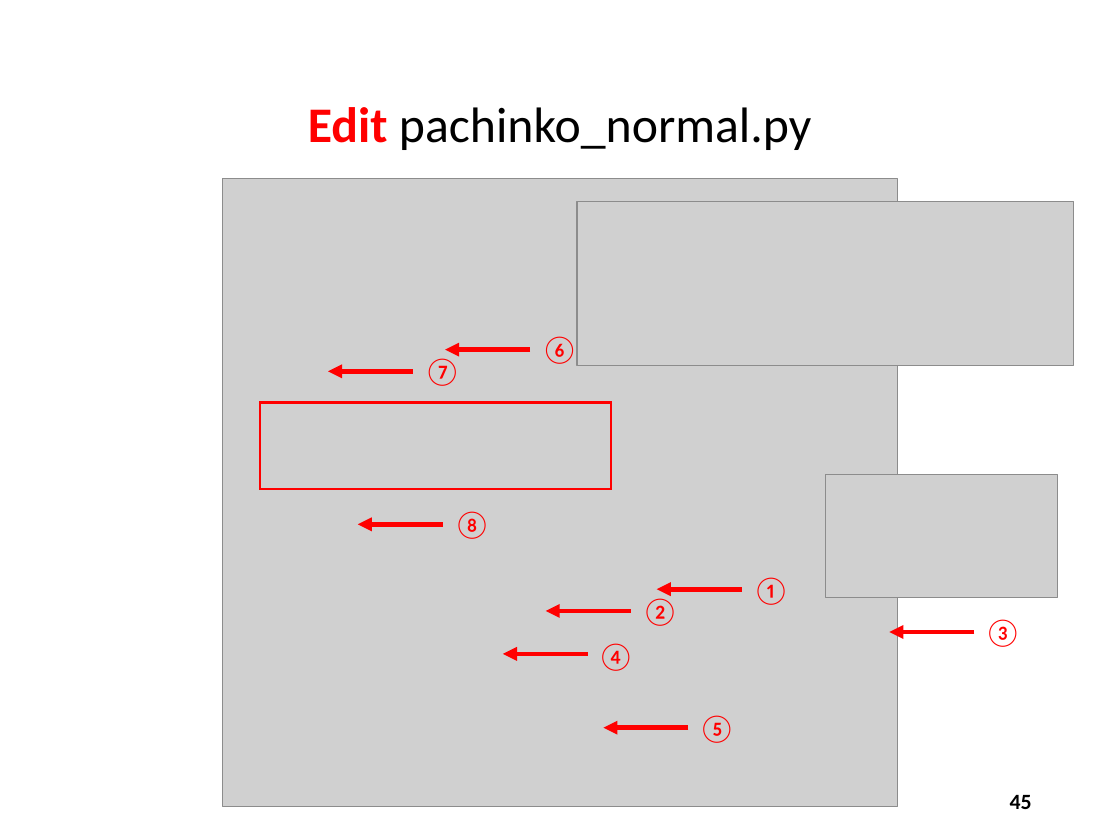
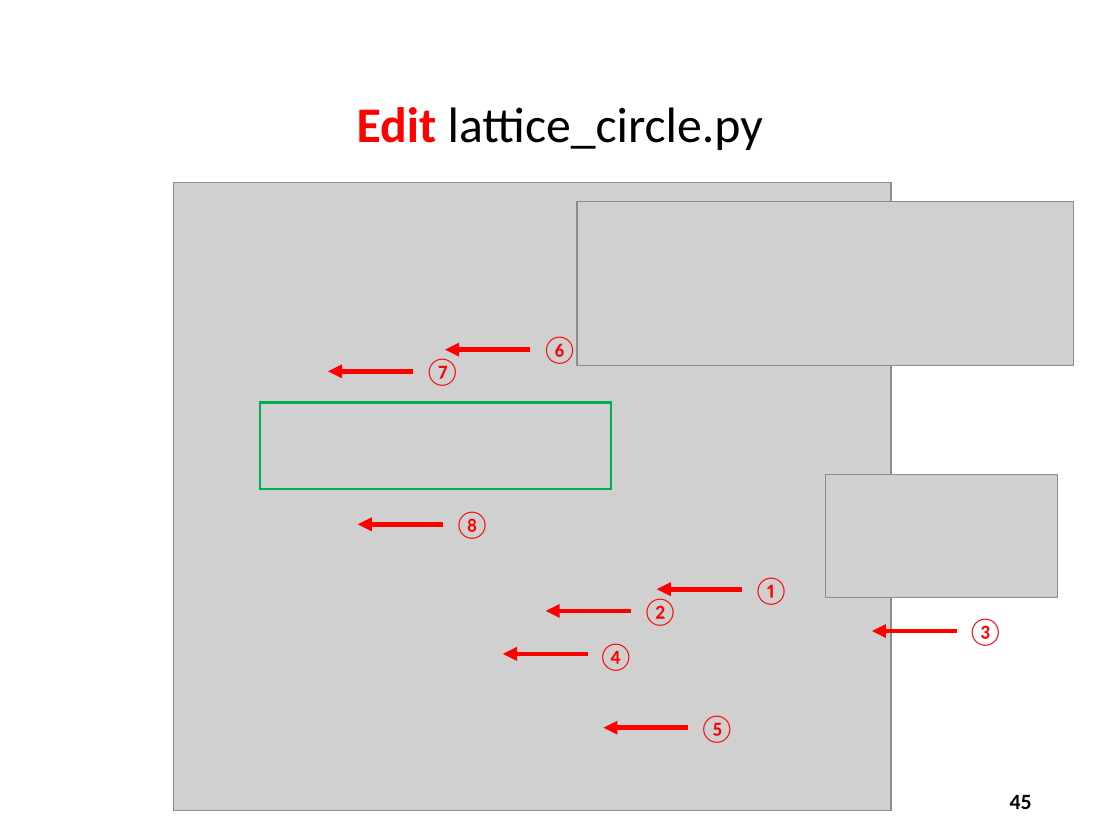
Before and after one commit to dbiersach/scicomp101, a slide deck: slide 45 of Session 07 - Probability and Statistics/Session 07 - Probability and Statistics.pptx. Drawn at 1120x840 pixels with LibreOffice and Linux fonts; fonts in the diff are those of the drawing; grey boxes stand for pictures. Boxes give left, top, right and bottom in pixels: in the first picture for what was removed or moved away, otherwise in the second. Text is boxed around its words. In the diff, an @@ line names an element or a change of style, - is before the commit and + after.

```diff
--- a/Session 07 - Probability and Statistics/Session 07 - Probability and Statistics.pptx
+++ b/Session 07 - Probability and Statistics/Session 07 - Probability and Statistics.pptx
@@ title at (x1=357, y1=107, x2=763, y2=150): text changed @@
-Edit pachinko_normal.py
+Edit lattice_circle.py
@@ picture resized from (x1=223, y1=179, x2=897, y2=808) to (x1=174, y1=183, x2=890, y2=811) @@
@@ rectangle at (x1=260, y1=402, x2=612, y2=488): outline #FF0000 1.5 pt to #00B050 1.5 pt @@
@@ text "③" moved from (x1=984, y1=619, x2=1021, y2=647) to (x1=967, y1=618, x2=1004, y2=646) @@
@@ arrow moved from (974, 632) - (889, 632) to (956, 631) - (872, 631) @@
```
Also in this commit, not shown: 9 other slides changed, 1 slide added, 7 other files.
